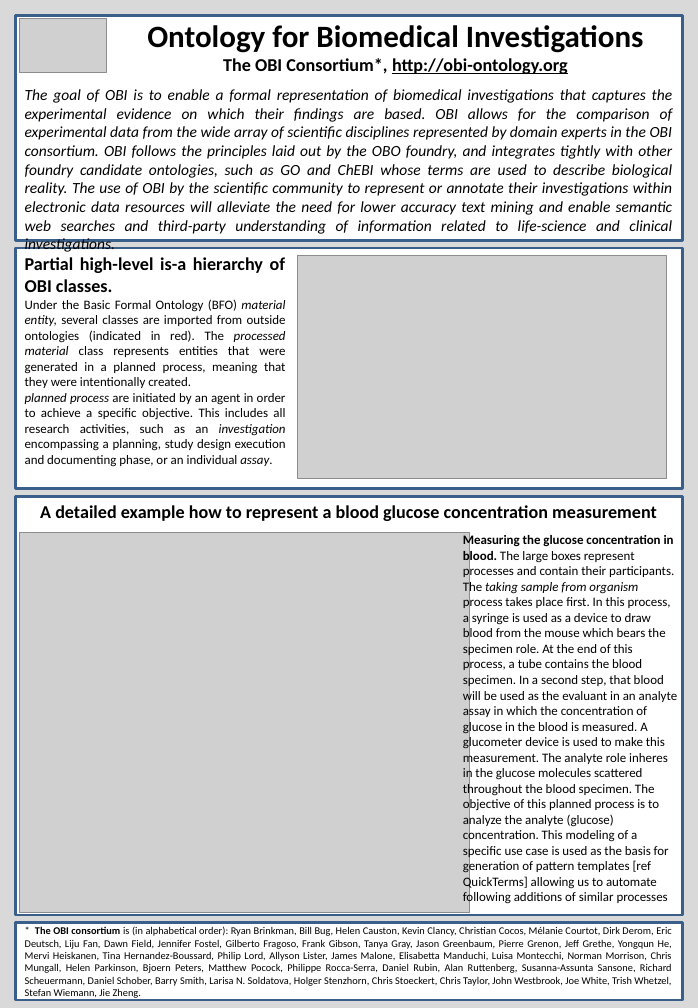
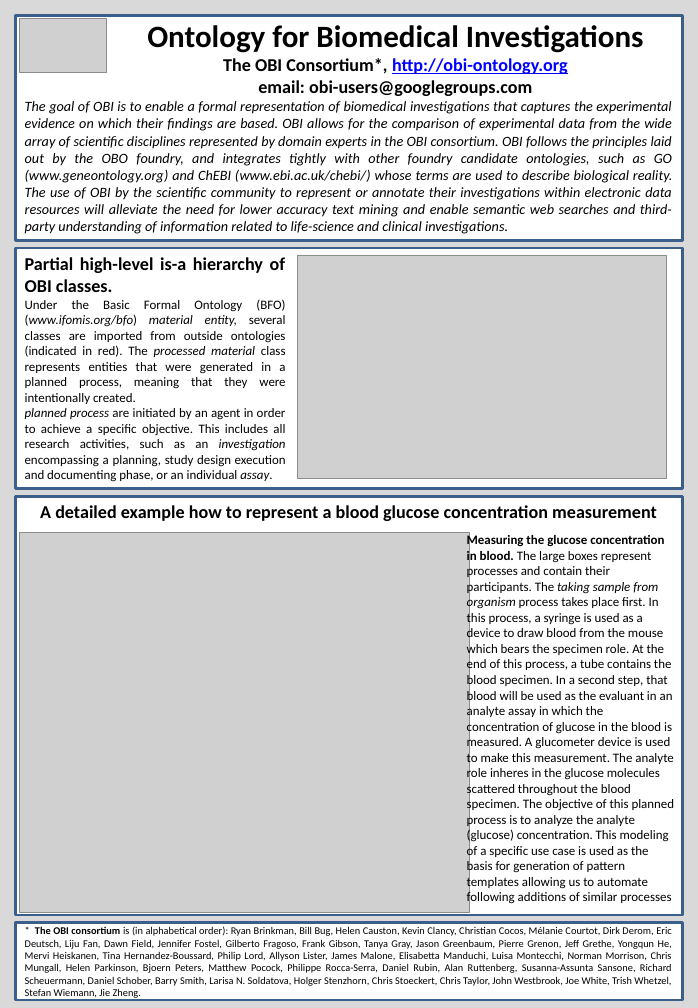
Before and after one commit to jamesaoverton/obi-backup, a slide deck: slide 1 of docs/posters/general_ICBO 2009/Poster.pptx. Drawn at 698x1008 pixels with LibreOffice and Linux fonts; fonts in the diff are those of the drawing; grey boxes stand for pictures. Boxes give left, top, right and bottom in pixels: in the first picture for what was removed or moved away, otherwise in the second. Text is boxed around its words. In the diff, an @@ line names an element or a change of style, - is before the commit and + after.

Commit message:
added citations, email address for obi users couple of little text moves.

```diff
--- a/docs/posters/general_ICBO 2009/Poster.pptx
+++ b/docs/posters/general_ICBO 2009/Poster.pptx
@@ text at box(223, 58, 568, 96): text changed @@
-The OBI Consortium*, http://obi-ontology.org
+The OBI Consortium*, http://obi-ontology.org
+email: obi-users@googlegroups.com
@@ text at box(25, 101, 673, 234): text changed; size 12 to 11 pt @@
-The goal of OBI is to enable a formal representation of biomedical investigations that captures the experimental evidence on which their findings are based. OBI allows for the comparison of experimental data from the wide array of scientific disciplines represented by domain experts in the OBI consortium. OBI follows the principles laid out by the OBO foundry, and integrates tightly with other foundry candidate ontologies, such as GO and ChEBI whose terms are used to describe biological reality. The use of OBI by the scientific community to represent or annotate their investigations within electronic data resources will alleviate the need for lower accuracy text mining and enable semantic web searches and third-party understanding of information related to life-science and clinical investigations.
+The goal of OBI is to enable a formal representation of biomedical investigations that captures the experimental evidence on which their findings are based. OBI allows for the comparison of experimental data from the wide array of scientific disciplines represented by domain experts in the OBI consortium. OBI follows the principles laid out by the OBO foundry, and integrates tightly with other foundry candidate ontologies, such as GO (www.geneontology.org) and ChEBI (www.ebi.ac.uk/chebi/) whose terms are used to describe biological reality. The use of OBI by the scientific community to represent or annotate their investigations within electronic data resources will alleviate the need for lower accuracy text mining and enable semantic web searches and third-party understanding of information related to life-science and clinical investigations.
@@ text at box(25, 299, 286, 404): text changed @@
-Under the Basic Formal Ontology (BFO) material entity, several classes are imported from outside ontologies (indicated in red). The processed material class represents entities that were generated in a planned process, meaning that they were intentionally created.
+Under the Basic Formal Ontology (BFO) (www.ifomis.org/bfo) material entity, several classes are imported from outside ontologies (indicated in red). The processed material class represents entities that were generated in a planned process, meaning that they were intentionally created.
@@ text at box(467, 533, 675, 906): text changed @@
-Measuring the glucose concentration in blood. The large boxes represent processes and contain their participants. The taking sample from organism process takes place first. In this process, a syringe is used as a device to draw blood from the mouse which bears the specimen role. At the end of this process, a tube contains the blood specimen. In a second step, that blood will be used as the evaluant in an analyte assay in which the concentration of glucose in the blood is measured. A glucometer device is used to make this measurement. The analyte role inheres in the glucose molecules scattered throughout the blood specimen. The objective of this planned process is to analyze the analyte (glucose) concentration. This modeling of a specific use case is used as the basis for generation of pattern templates [ref QuickTerms] allowing us to automate following additions of similar processes
+Measuring the glucose concentration in blood. The large boxes represent processes and contain their participants. The taking sample from organism process takes place first. In this process, a syringe is used as a device to draw blood from the mouse which bears the specimen role. At the end of this process, a tube contains the blood specimen. In a second step, that blood will be used as the evaluant in an analyte assay in which the concentration of glucose in the blood is measured. A glucometer device is used to make this measurement. The analyte role inheres in the glucose molecules scattered throughout the blood specimen. The objective of this planned process is to analyze the analyte (glucose) concentration. This modeling of a specific use case is used as the basis for generation of pattern templates allowing us to automate following additions of similar processes
```
